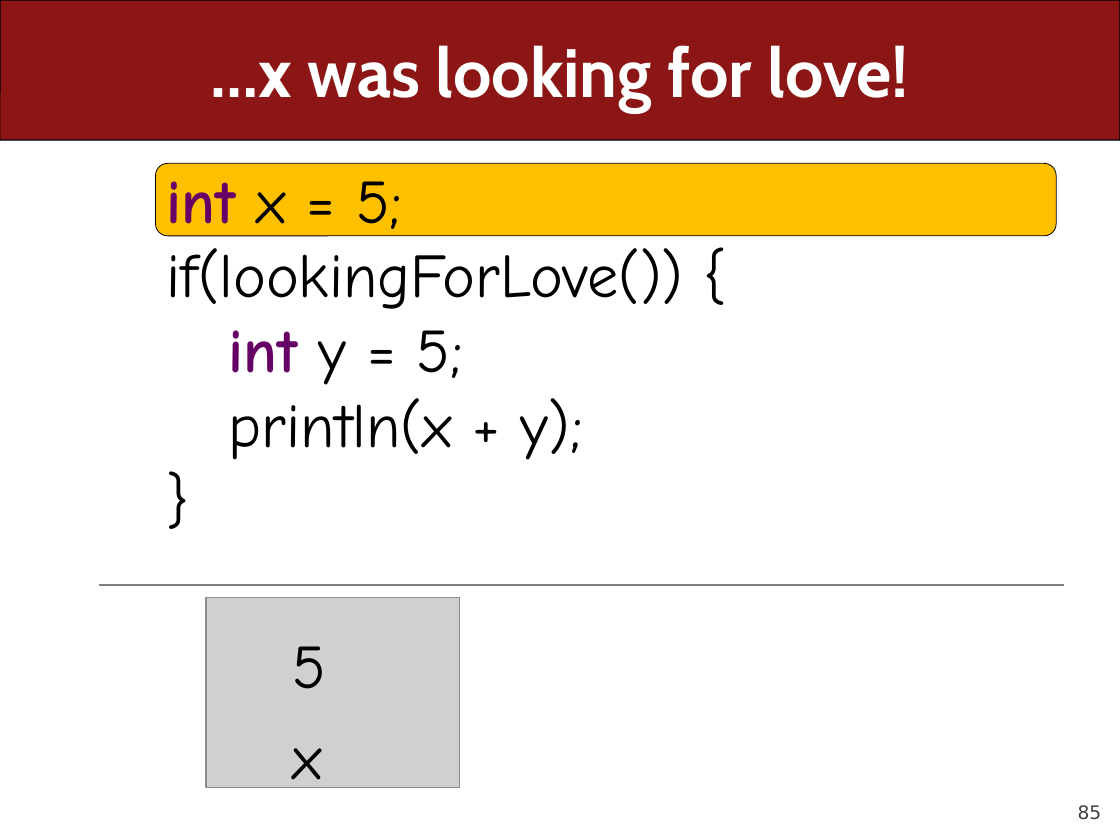
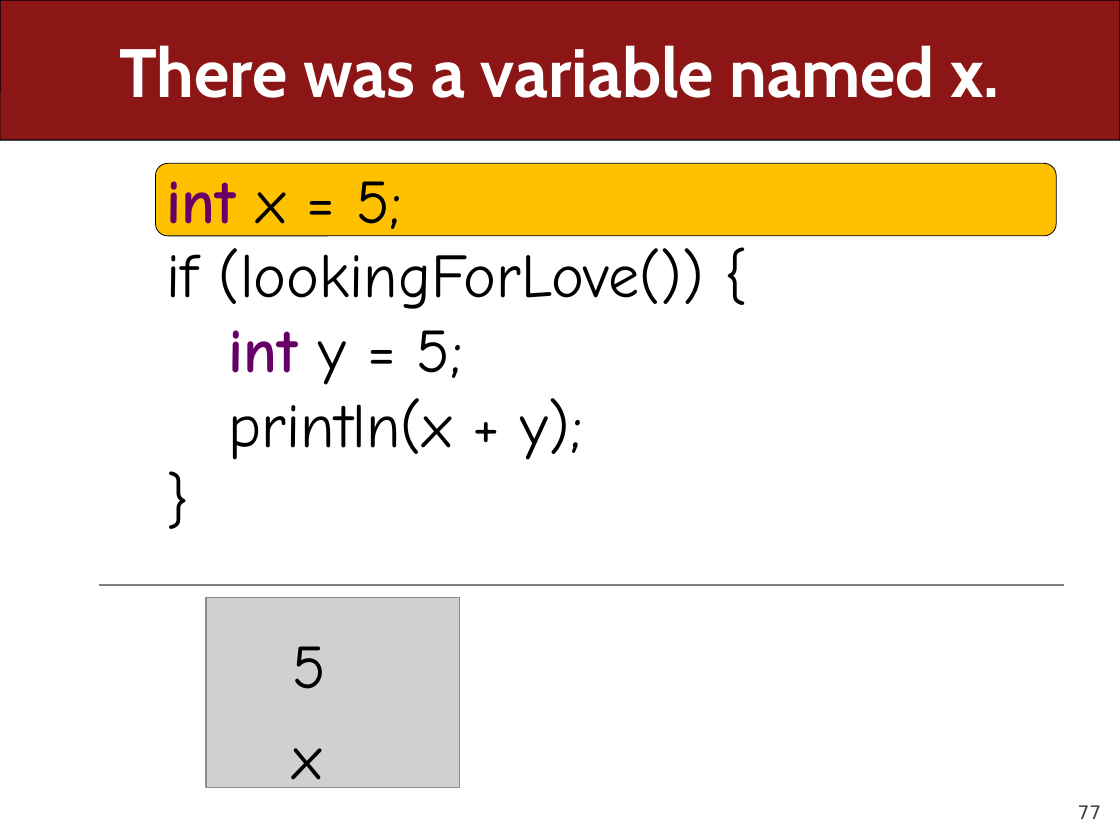
Before and after one commit to ckincaid17/cs106a-summer-2018, a slide deck: slide 77 of WWW/lectures/Lecture6/Lecture6.pptx (slide 85 before the commit). Drawn at 1120x840 pixels with LibreOffice and Linux fonts; fonts in the diff are those of the drawing; grey boxes stand for pictures. Boxes give left, top, right and bottom in pixels: in the first picture for what was removed or moved away, otherwise in the second. Text is boxed around its words. In the diff, an @@ line names an element or a change of style, - is before the commit and + after.

```diff
--- a/WWW/lectures/Lecture6/Lecture6.pptx
+++ b/WWW/lectures/Lecture6/Lecture6.pptx
@@ title at (119, 45, 999, 98): text changed @@
-…x was looking for love!
+There was a variable named x.
@@ text at (167, 248, 704, 309): spaces changed @@
-if(lookingForLove()) {
+if (lookingForLove()) {
@@ page number at (1078, 805, 1102, 819): text changed @@
-85
+77
```
Also in this commit, not shown: 41 other slides changed, 7 slides added, 20 slides removed, 1 other file.
